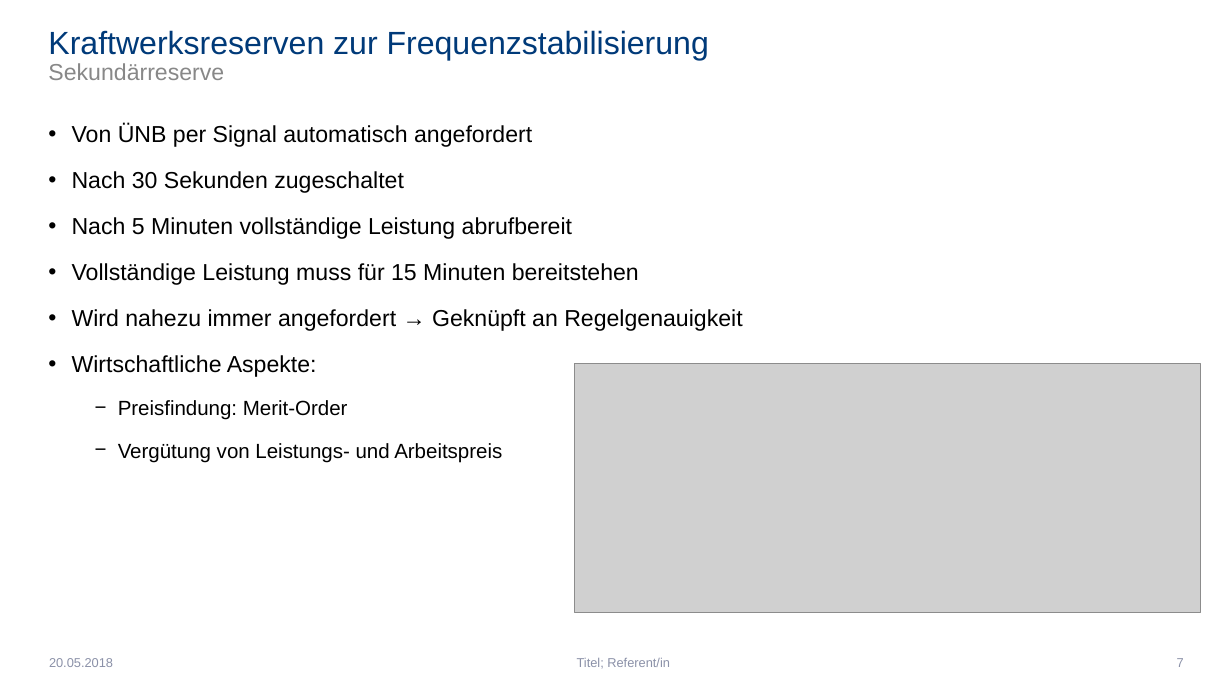
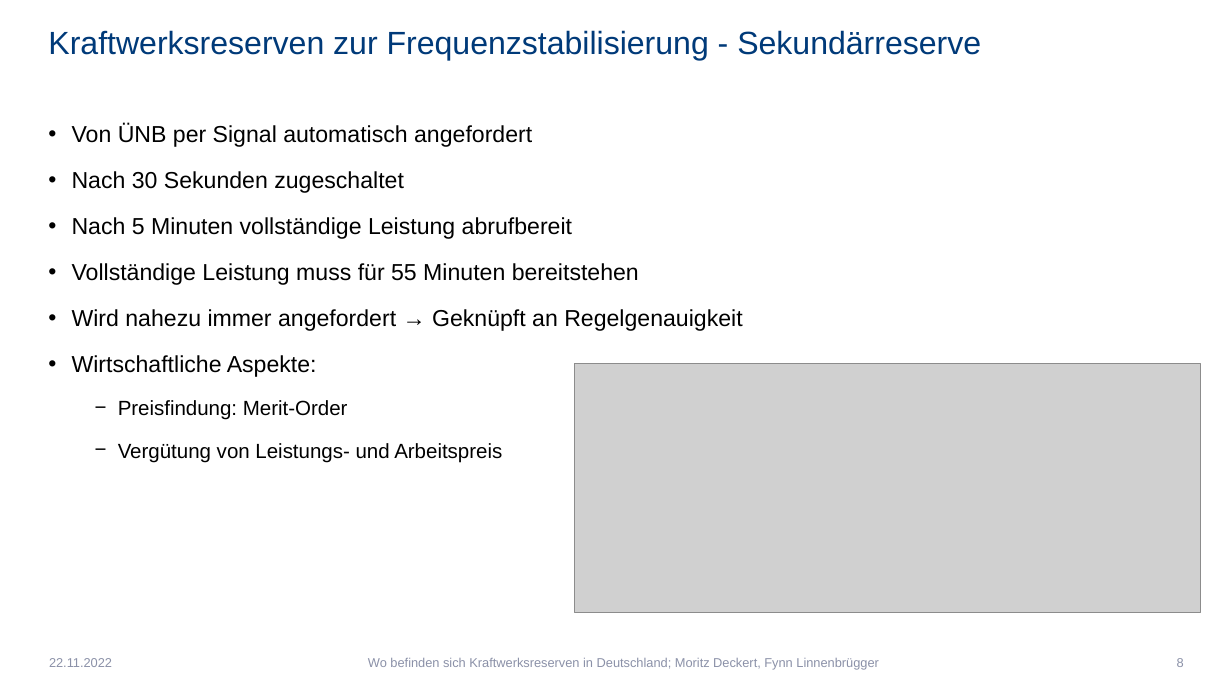
Before and after one commit to Febbyyyy/Regenerative-Energietechnik-Projekt, a slide deck: slide 8 of Präsentation - Wo befinden sich Kraftwerksreserven in Deutschland.pptx (slide 7 before the commit). Drawn at 1232x693 pixels with LibreOffice and Linux fonts; fonts in the diff are those of the drawing; grey boxes stand for pictures. Boxes give left, top, right and bottom in pixels: in the first picture for what was removed or moved away, otherwise in the second. Text is boxed around its words. In the diff, an @@ line names an element or a change of style, - is before the commit and + after.

```diff
--- a/Präsentation - Wo befinden sich Kraftwerksreserven in Deutschland.pptx
+++ b/Präsentation - Wo befinden sich Kraftwerksreserven in Deutschland.pptx
@@ title at [48,30,981,60]: text changed @@
-Kraftwerksreserven zur Frequenzstabilisierung
-Sekundärreserve
+Kraftwerksreserven zur Frequenzstabilisierung - Sekundärreserve
@@ text at [72,263,639,285]: text changed @@
-• Vollständige Leistung muss für 15 Minuten bereitstehen
+• Vollständige Leistung muss für 55 Minuten bereitstehen
@@ text at [49,658,112,667]: text changed @@
-20.05.2018
+22.11.2022
@@ text at [368,658,879,670]: text changed @@
-Titel; Referent/in
+Wo befinden sich Kraftwerksreserven in Deutschland; Moritz Deckert, Fynn Linnenbrügger
@@ page number at [1177,658,1184,667]: text changed @@
-7
+8
```
Also in this commit, not shown: 9 other slides changed, 1 slide added, 2 other files.
